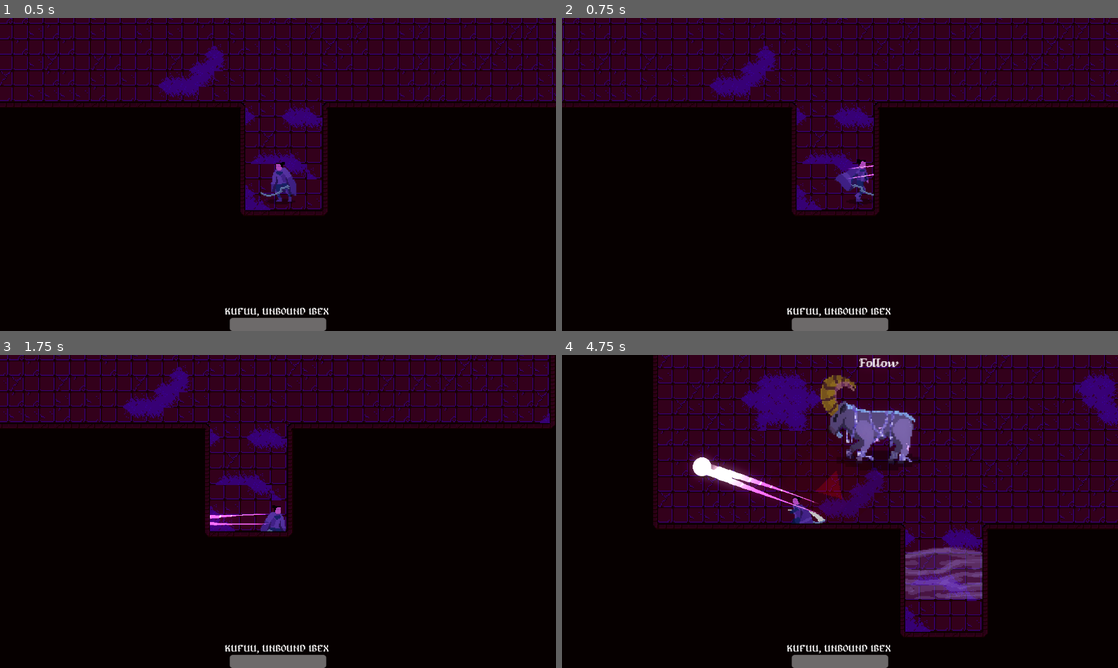
Above: before the commit, frames 1-4 (two rows, left to right).
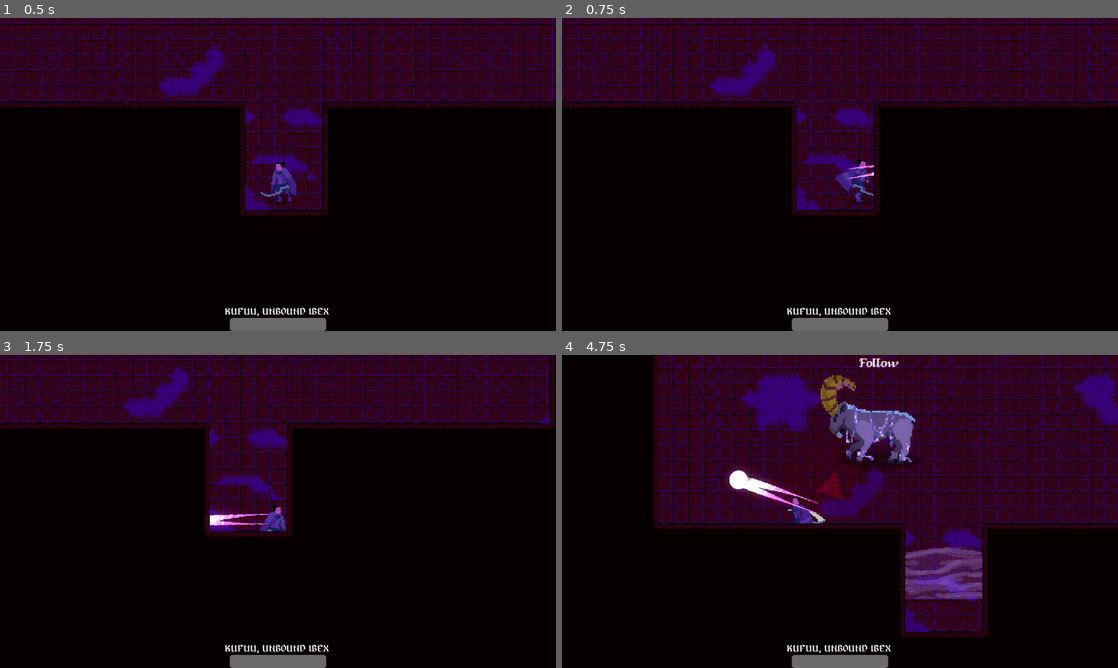
Above: after the commit, the same moments.

Repository: GrantSwanson117/Fang-of-Hisana
Game: Godot game, scene res://scenes/level.tscn
The game is run twice, just before and just after one commit, with the same random seed, the same clock (stepped at 60 frames per second) and the same inputs. The engine's default icon, where the game draws it, is replaced by a stand-in: a white triangle on a blue panel in a dark square.
Inputs (mouse positions are in pixels of both pictures, inside the frame that each line leads up to):
- Up to frame 1 (0.5 s): no input
- Up to frame 2 (0.75 s): tap Enter at 0.5 s; move the mouse to (962, 158) at 0.52 s; hold D (right) from 0.53 s (still down); right-click (962, 158) at 0.6 s
- Up to frame 3 (1.75 s): move the mouse to (166, 527) at 1.27 s; release D (right) at 1.28 s; hold S (down) from 1.28 s (still down); click (166, 527) at 1.35 s; right-click (166, 527) at 1.55 s
- Up to frame 4 (4.75 s): move the mouse to (895, 442) at 2.02 s; release S (down) at 2.03 s; hold D (right) 2.03-2.78 s; tap Space (dodge) at 2.1 s; right-click (895, 442) at 2.3 s; move the mouse to (812, 574) at 2.77 s; hold W (up) 2.78-3.53 s; right-click (812, 574) at 2.85 s; move the mouse to (1006, 558) at 3.52 s; hold A (left) from 3.53 s (still down); right-click (1006, 558) at 3.6 s; move the mouse to (673, 464) at 4.27 s; click (673, 464) at 4.35 s; right-click (673, 464) at 4.55 s

Frame 1 is identical in both runs. In frame 2, less than 0.1% of the frame differs, in the area x 51-57%, y 46-52%; in frame 3, 0.2%; in frame 4, 0.9%, in the area x 23-47%, y 32-51%.

Commit message:
Added Dust

Diff:
--- a/Scripts/entity.gd
+++ b/Scripts/entity.gd
@@ -11,14 +11,14 @@
 
 func takeDamage(amount: int):
 	health -= amount
-	print(amount)
+	print(health)
 
 func dealDamage(amount: int, target: CharacterBody2D):
 	if target == null:
 		return
 	else:
 		if target.has_method("takeDamage") and target.get_groups() != get_groups():
-			target.takeDamage(damage)
+			target.takeDamage(amount)
 			if target.health <= 0:
 				target.health = 0
 				if target.has_method("die"): target.die()
--- a/Scripts/fang.gd
+++ b/Scripts/fang.gd
@@ -19,7 +19,7 @@
 	canDodge = true
 	tree.active = true
 	speed = 150
-	fireballSpeed = 1000
+	fireballSpeed = 700
 
 func _physics_process(delta):
 	if !busy: move(delta)
--- a/Scripts/level.gd
+++ b/Scripts/level.gd
@@ -2,3 +2,13 @@
 
 func _ready():
 	pass
+
+func dealDamage(amount: int, target: CharacterBody2D):
+	if target == null:
+		return
+	else:
+		if target.has_method("takeDamage") and target.get_groups() != get_groups():
+			target.takeDamage(amount)
+			if target.health <= 0:
+				target.health = 0
+				if target.has_method("die"): target.die()
--- a/scenes/level.tscn
+++ b/scenes/level.tscn
@@ -677,7 +677,6 @@
 tile_set = SubResource("TileSet_dppib")
 format = 2
 layer_0/name = "Ground"
-layer_0/y_sort_enabled = true
 layer_0/z_index = -3
 layer_0/tile_data = PackedInt32Array(655378, 589824, 0, 589842, 327680, 1, 524306, 65536, 2, 458770, 262144, 1, 393234, …(18077 unchanged characters)…
 layer_1/name = "Walls"
--- /dev/null
+++ b/scenes/pixellation.tres
@@ -0,0 +1,20 @@
+[gd_resource type="ShaderMaterial" load_steps=2 format=3 uid="uid://d3kgo4onafc2m"]
+
+[sub_resource type="Shader" id="Shader_ysyeg"]
+code = "shader_type canvas_item;
+render_mode blend_mix;
+
+uniform float scale : hint_range(0.1, 10) = 2.0;
+
+void fragment()
+{
+	vec4 pixelColor = texture(TEXTURE, UV * 10.0);
+	COLOR = pixelColor;
+
+}
+
+"
+
+[resource]
+shader = SubResource("Shader_ysyeg")
+shader_parameter/scale = 10.0
